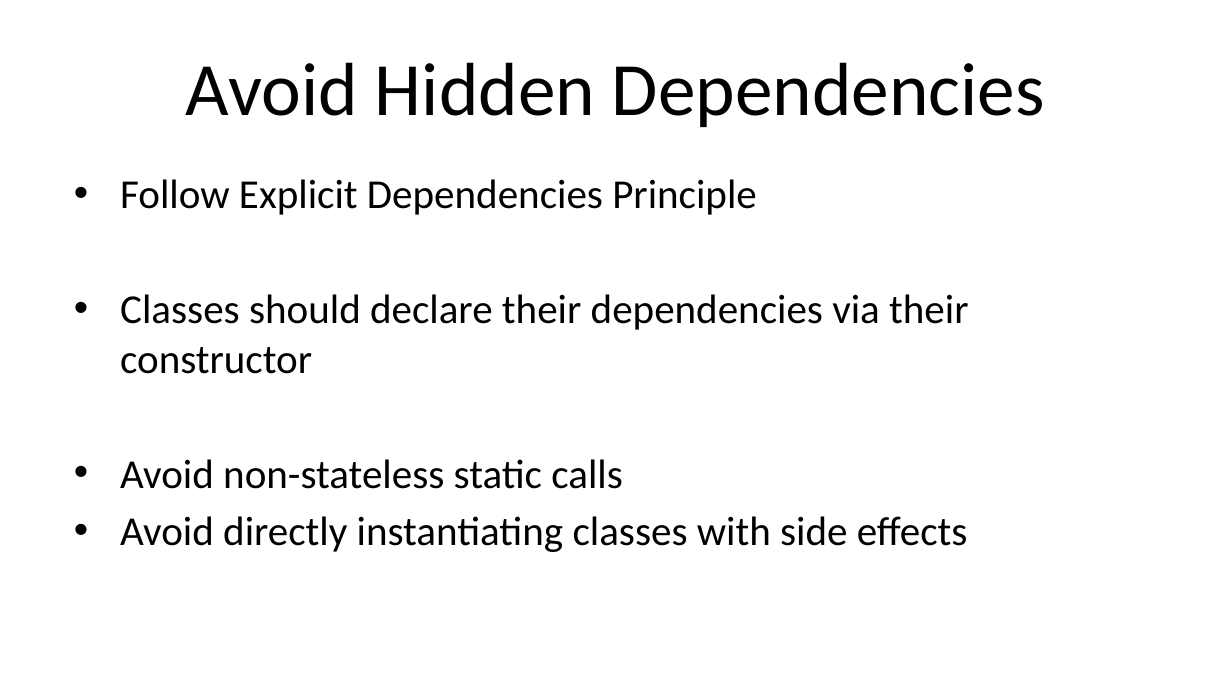
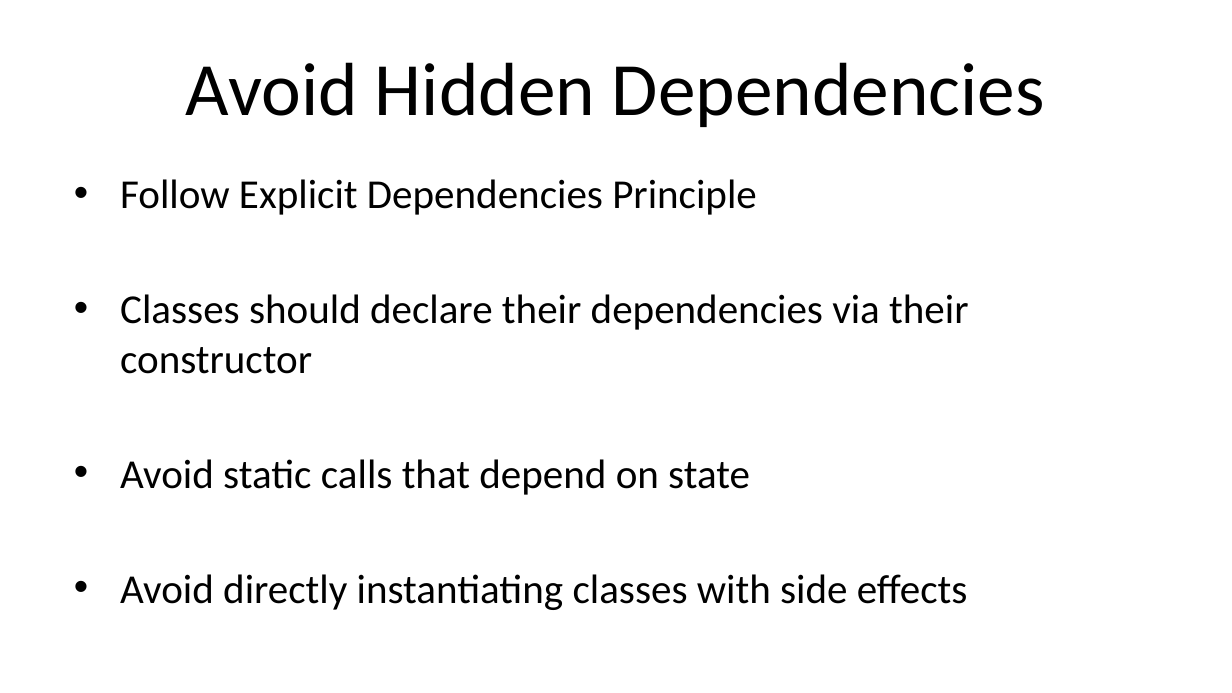
Before and after one commit to HudsonSC/CodeMash-2015-Precompiler-Workshop, a slide deck: slide 8 of 03-Patterns.pptx (slide 6 before the commit). Drawn at 1232x693 pixels with LibreOffice and Linux fonts; fonts in the diff are those of the drawing; background and template pictures are left out. Boxes give left, top, right and bottom in pixels: in the first picture for what was removed or moved away, otherwise in the second. Text is boxed around its words. In the diff, an @@ line names an element or a change of style, - is before the commit and + after.

```diff
--- a/03-Patterns.pptx
+++ b/03-Patterns.pptx
@@ text at (120,459,750,495): text changed @@
-• Avoid non-stateless static calls
+• Avoid static calls that depend on state
```
Also in this commit, not shown: 2 other slides changed, 4 slides added.
